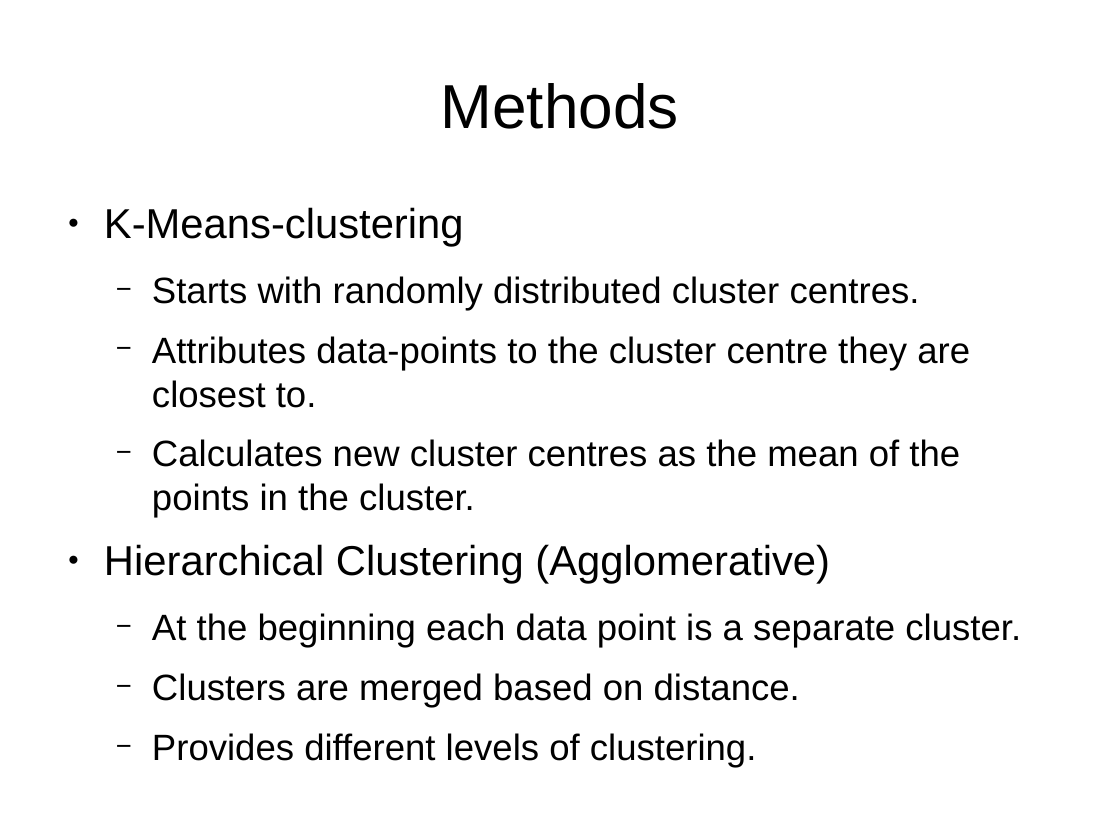
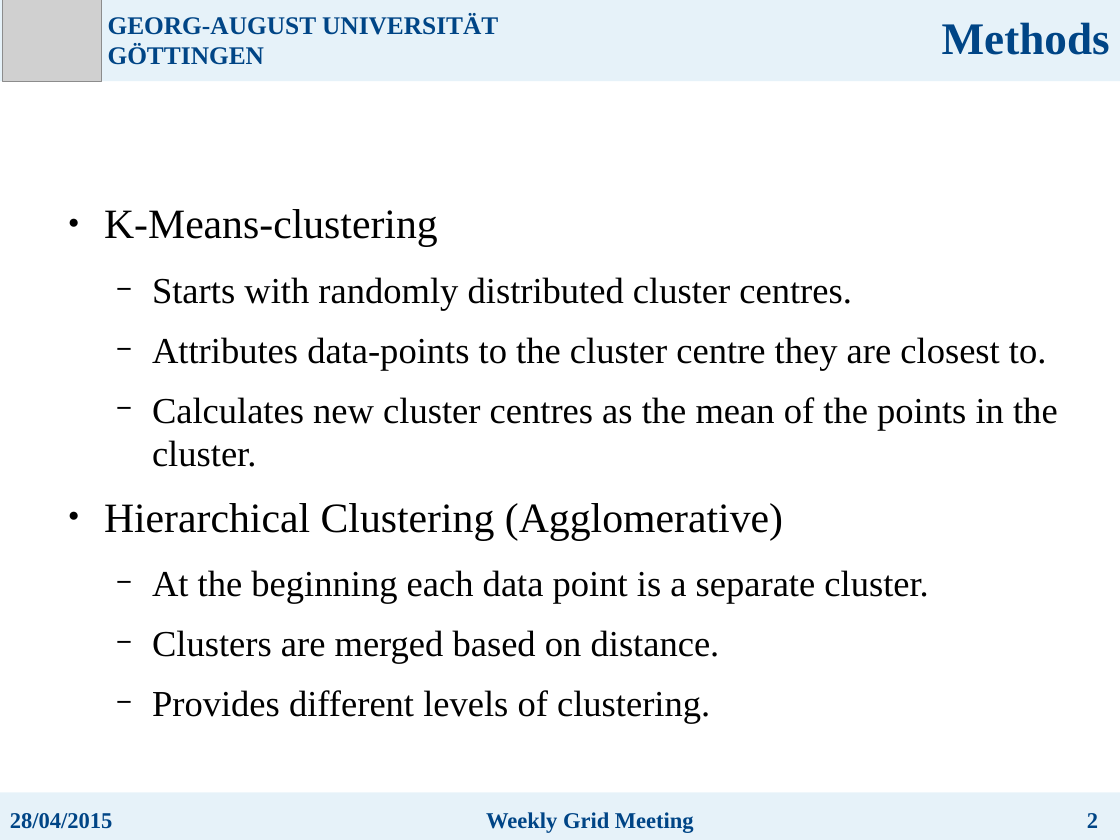
Before and after one commit to mefegiorgi/dataclustering, a slide deck: slide 8 of Presentations/Apr28.odp (slide 6 before the commit). Drawn at 1120x840 pixels with LibreOffice and Linux fonts; fonts in the diff are those of the drawing; grey boxes stand for pictures. Boxes give left, top, right and bottom in pixels: in the first picture for what was removed or moved away, otherwise in the second. Text is boxed around its words. In the diff, an @@ line names an element or a change of style, - is before the commit and + after.

Commit message:
hierarchical clustering

```diff
--- a/Presentations/Apr28.odp
+++ b/Presentations/Apr28.odp
@@ rectangle added at [0, 0, 1120, 81], fill #CFE7F5 at 50% opacity @@
@@ picture added at [2, 0, 102, 81] @@
@@ text added at [108, 14, 498, 65], 18 pt, text #004586, bold @@
+GEORG-AUGUST UNIVERSITÄT GÖTTINGEN
@@ text "Methods": place and size @@
-text "Methods" at [441, 83, 679, 129]
+text "Methods" at [942, 22, 1110, 55]
@@ text "Methods" at [942, 22, 1110, 55]: size 44 to 32 pt, font Arial to Times New Roman, text colour #000000 to #004586, bold on; alignment centre to right; vertical alignment middle to top @@
@@ text "K-Means-clustering" at [104, 209, 1058, 663]: font Arial to Times New Roman @@
@@ group added at [0, 793, 1120, 840]: 3 texts, 1 rectangle @@
+28/04/2015
+Weekly Grid Meeting
+2
```
Also in this commit, not shown: 4 other slides changed, 6 slides added, 4 slides removed, 6 other files.
